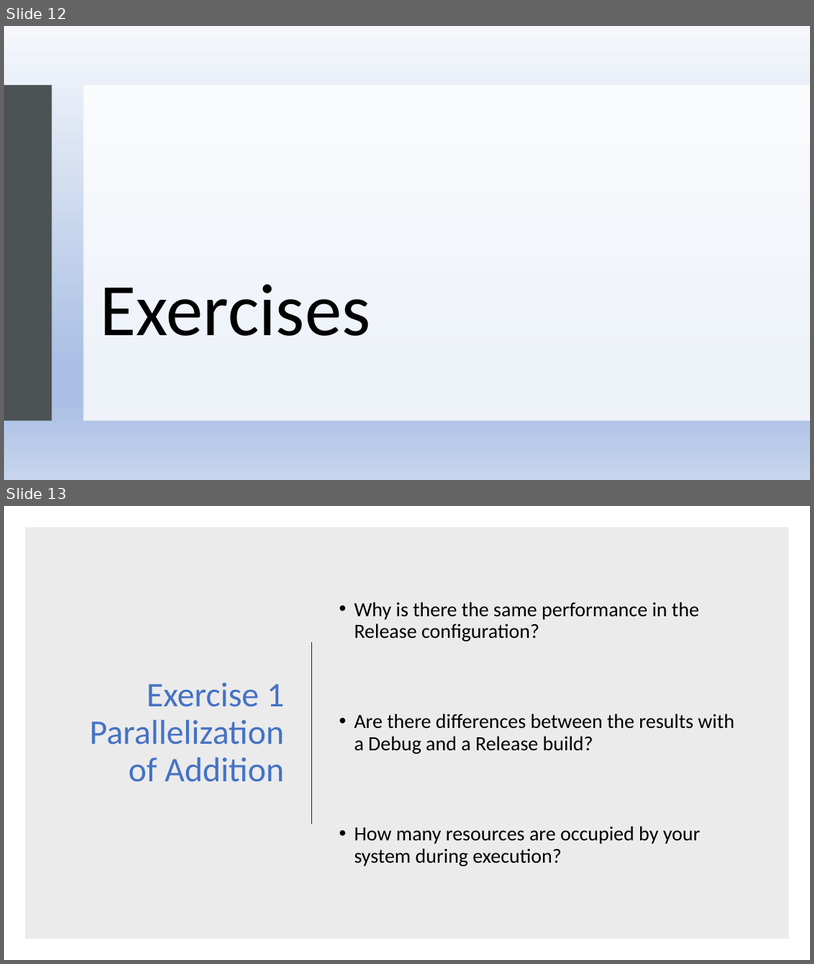
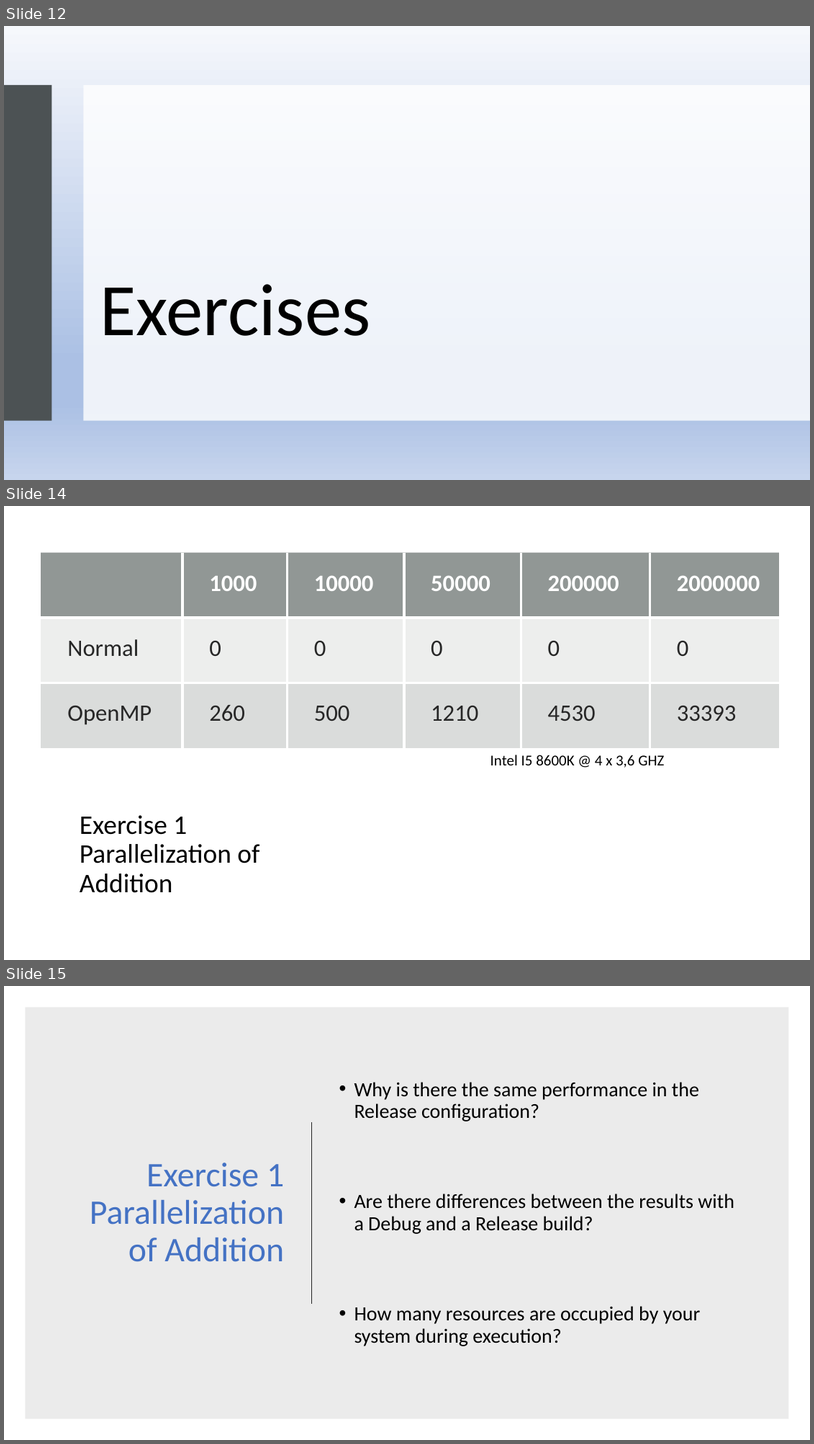
Before and after one commit to dyeske61283/ASE_OpenMP, a slide deck: OpenMP_Folien.pptx. Shown one above the other, each under a label of ours: slides 12 and 13 before the commit, slides 12, 14 and 15 after it; the slides between them are not shown. The pictures are 814x964 and 814x1444 pixels, drawn with LibreOffice and Linux fonts; fonts in the diff are those of the drawing. Boxes give left, top, right and bottom in pixels: in the first picture for what was removed or moved away, otherwise in the second. Text is boxed around its words. In the diff, an @@ line names an element or a change of style, - is before the commit and + after.

```diff
--- a/OpenMP_Folien.pptx
+++ b/OpenMP_Folien.pptx
@@ slide 14 added at <box>4,506,810,960</box>, background #FFFFFF @@
@@ table added at <box>41,553,778,748</box>, 3 rows, 6 columns @@
+ | 1000 | 10000 | 50000 | 200000 | 2000000
+Normal | 0 | 0 | 0 | 0 | 0
+OpenMP | 260 | 500 | 1210 | 4530 | 33393
@@ text added at <box>491,754,664,767</box>, 18 pt, text #000000 @@
+Intel I5 8600K @ 4 x 3,6 GHZ
@@ title added at <box>80,815,260,893</box>, 32 pt, text #000000 @@
+Exercise 1 Parallelization of Addition
@@ what was slide 13 is now slide 15 @@
```
Also in this commit, not shown: 4 slides changed, 1 other slide added, 1 other file.
